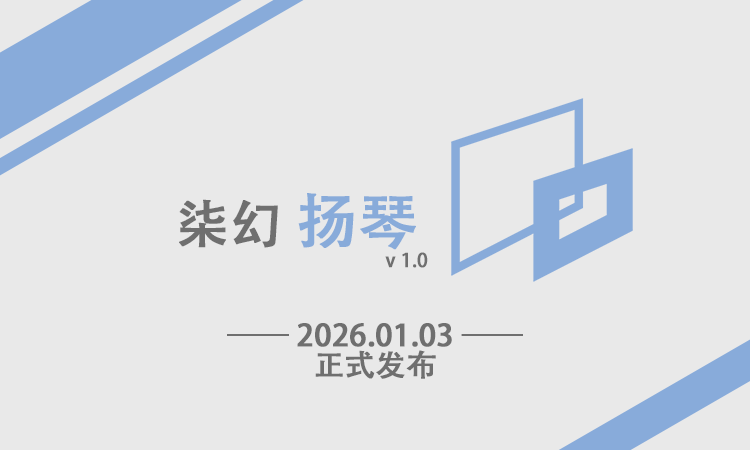
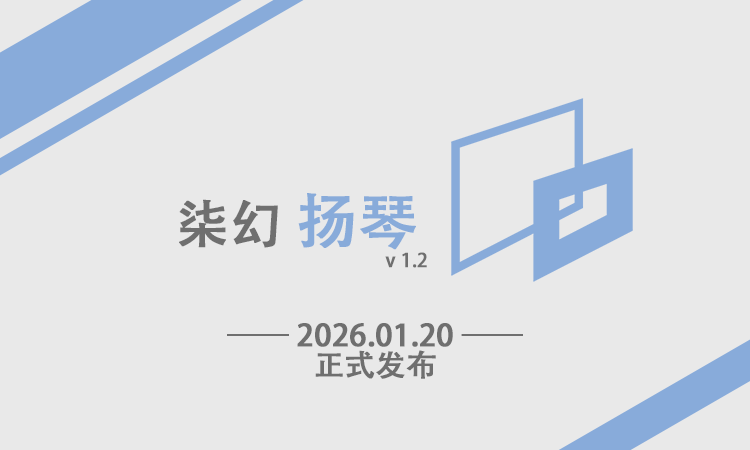
The second w=750, h=450 image is a revision of the first. Changes to its layers:
renamed "柒幻 扬琴 v 1.0" to "柒幻 扬琴 v 1.2", painted on it over left=417, top=252, right=428, bottom=268
renamed "—— 2026.01.03 —— 正式发布" to "—— 2026.01.20 —— 正式发布", painted on it over left=419, top=323, right=453, bottom=347